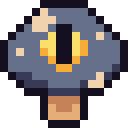
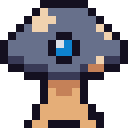
The second 128x128 image is a revision of the first. Changes to its layers:
renamed "Eye" to "Sauron", hid it over bbox(40, 24, 88, 72)
removed layer "Silhouette" over bbox(0, 24, 128, 128)
added layer "Layer" above "Shoes" over bbox(48, 32, 80, 64)
added layer "Shoes" above "Colour" over bbox(24, 104, 104, 128)
renamed "Colours" to "Colour", painted on it over bbox(0, 24, 128, 128)
